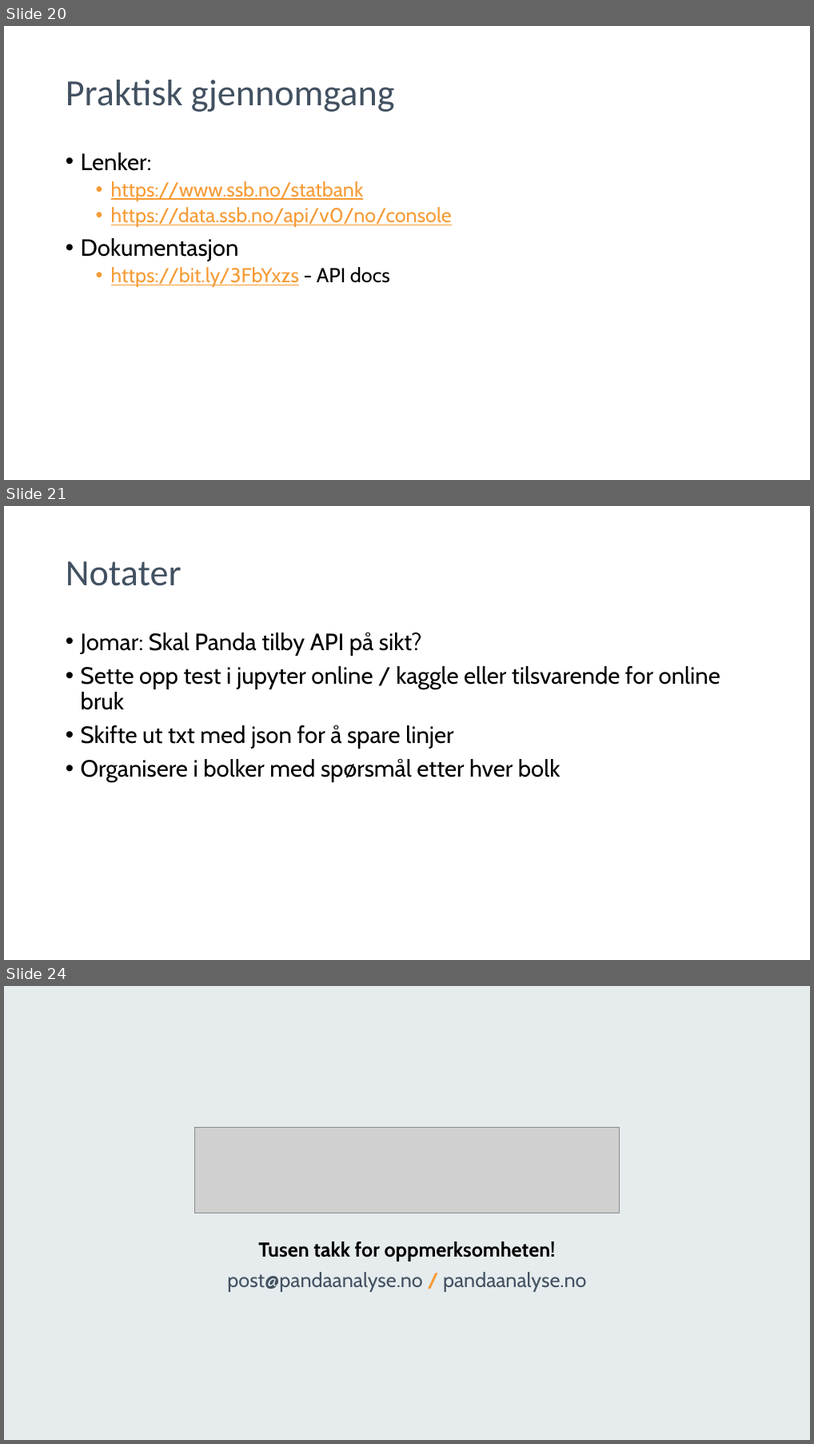
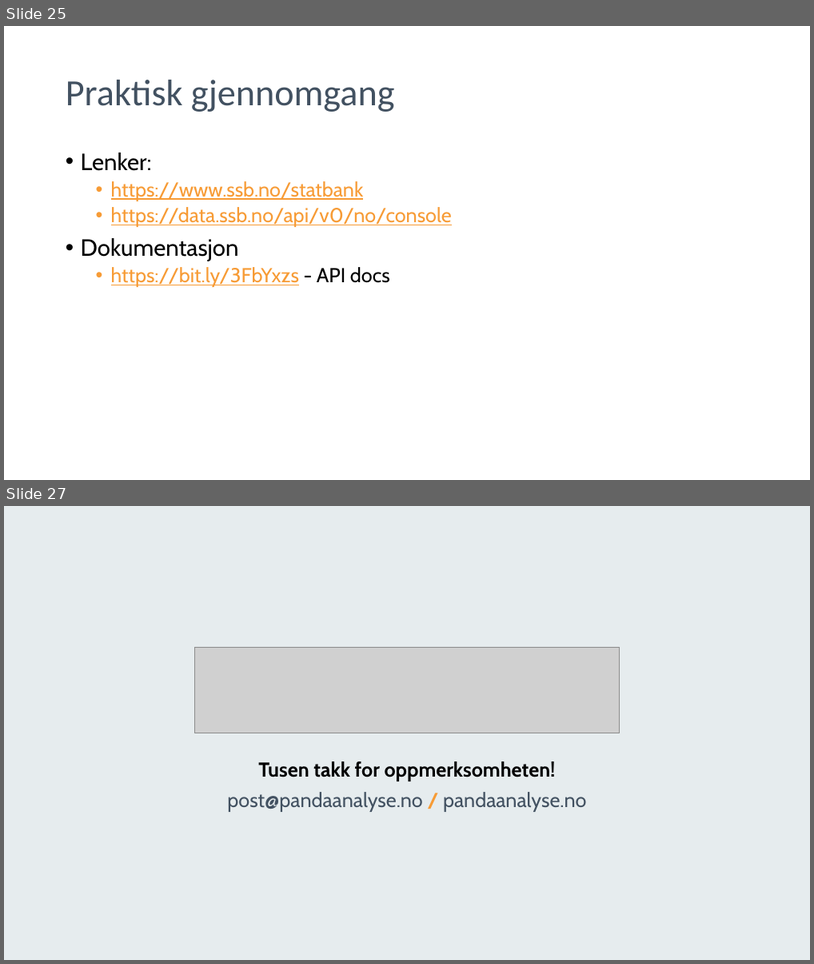
Before and after one commit to pandaAPIkurs/kursdata, a slide deck: Trinn2.pptx. Shown one above the other, each under a label of ours: slides 20, 21 and 24 before the commit, slides 25 and 27 after it; the slides between them are not shown. The pictures are 814x1444 and 814x964 pixels, drawn with LibreOffice and Linux fonts; fonts in the diff are those of the drawing; grey boxes stand for pictures; background and template pictures are left out. Boxes give left, top, right and bottom in pixels: in the first picture for what was removed or moved away, otherwise in the second. Text is boxed around its words. In the diff, an @@ line names an element or a change of style, - is before the commit and + after.

```diff
--- a/Trinn2.pptx
+++ b/Trinn2.pptx
@@ slide 21 removed at (4,506,810,960), background #FFFFFF @@
@@ title removed at (66,561,182,586) @@
-Notater
@@ text removed at (81,632,721,782) @@
-• Jomar: Skal Panda tilby API på sikt?
-• Sette opp test i jupyter online / kaggle eller tilsvarende for online bruk
-• Skifte ut txt med json for å spare linjer
-• Organisere i bolker med spørsmål etter hver bolk
@@ what was slide 20 is now slide 25 @@
@@ what was slide 24 is now slide 27 @@
```
Also in this commit, not shown: 6 slides changed, 7 slides added, 3 other slides removed, 5 other files.
